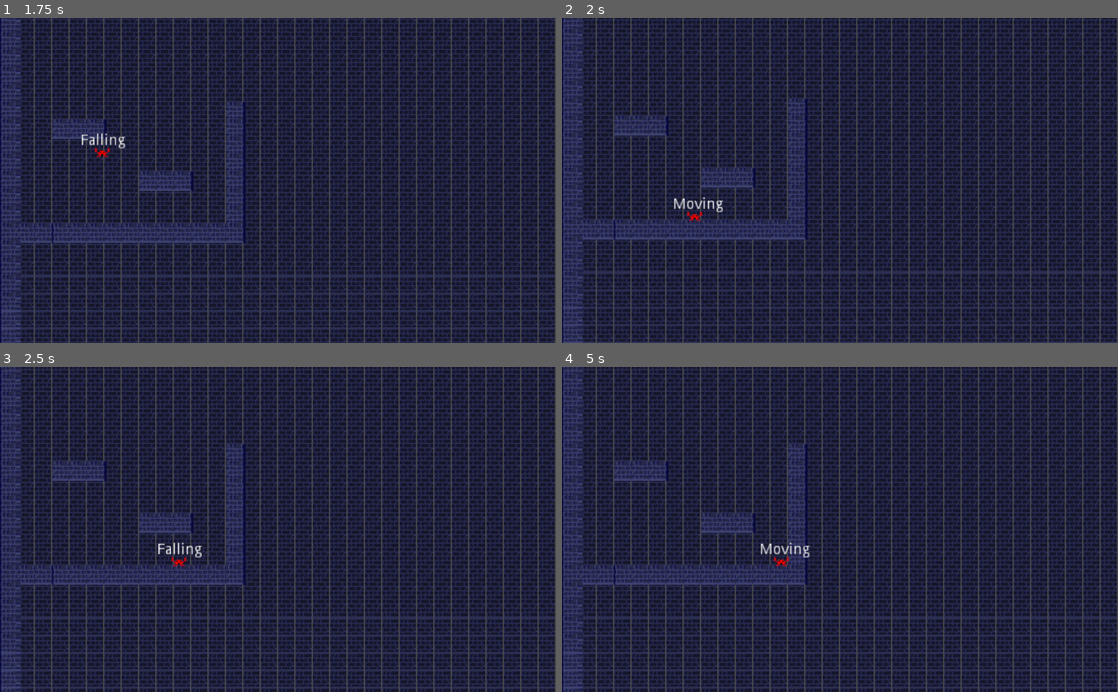
Above: before the commit, frames 1-4 (two rows, left to right).
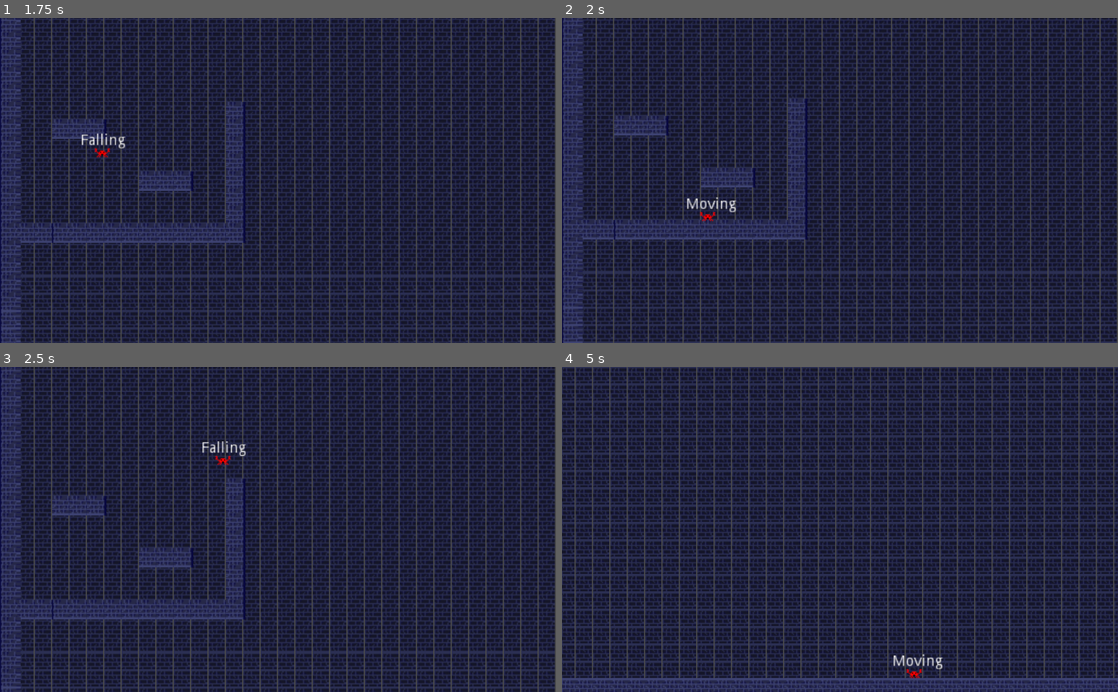
Above: after the commit, the same moments.

Repository: NickPieto/Game-Jam-XNHJ-FINAL
Game: Godot game, scene res://UI/Main Menu.tscn
Same seed, same stepped clock (60 frames per second), same inputs: the game is played once before the commit and once after it.
Inputs:
- Up to frame 1 (1.75 s): click "Play" at 0.5 s; hold D (right) from 1.28 s (still down); tap W (jump) at 1.52 s
- Up to frame 2 (2 s): keep holding D (right)
- Up to frame 3 (2.5 s): keep holding D (right); tap W (jump) at 2.27 s
- Up to frame 4 (5 s): release D (right) at 2.78 s; hold A (left) 2.78-3.53 s; hold D (right) from 3.53 s (still down); tap W (jump) at 3.77, 4.52 s

Frame 1 is identical in both runs. In frame 2, 0.3% of the frame differs, in the area x 20-32%, y 55-63%; in frame 3, 8.1%; in frame 4, 46%, in the area x 0-100%, y 0-100%.

Commit message:
Added maintained landing velocity

Diff:
--- a/Final Project/Player/Falling.gd
+++ b/Final Project/Player/Falling.gd
@@ -13,7 +13,10 @@
 func physics_process(_delta):
 	if player.is_on_floor() and player.velocity.dot(Vector2.UP) < 0:
 		player.velocity.y = 0
-		SM.set_state("Idle")
+		if Input.is_action_pressed("left") or Input.is_action_pressed("right"):
+			SM.set_state("Moving")
+		else:
+			SM.set_state("Idle")
 	if player.is_on_ceiling():
 		player.velocity.y = 0
 	var input_vector = Vector2(Input.get_action_strength("right") - Input.get_action_strength("left"),1.0)
--- a/Final Project/Player/Jumping.gd
+++ b/Final Project/Player/Jumping.gd
@@ -18,5 +18,4 @@
 	else:
 		player.jump_power.y = clamp(player.jump_power.y - player.jump_speed, -player.max_jump, 0)
 		player.velocity += player.jump_power
-		print(player.velocity)
 		player.move_and_slide(player.velocity, Vector2.UP)
--- a/Final Project/Player/Player.gd
+++ b/Final Project/Player/Player.gd
@@ -25,6 +25,7 @@
 
 	if $State.text != SM.state_name: #Changes the text of label "State".
 		$State.text = SM.state_name
+		print(SM.state_name)
 
 func set_direction(d):
 	direction = d
